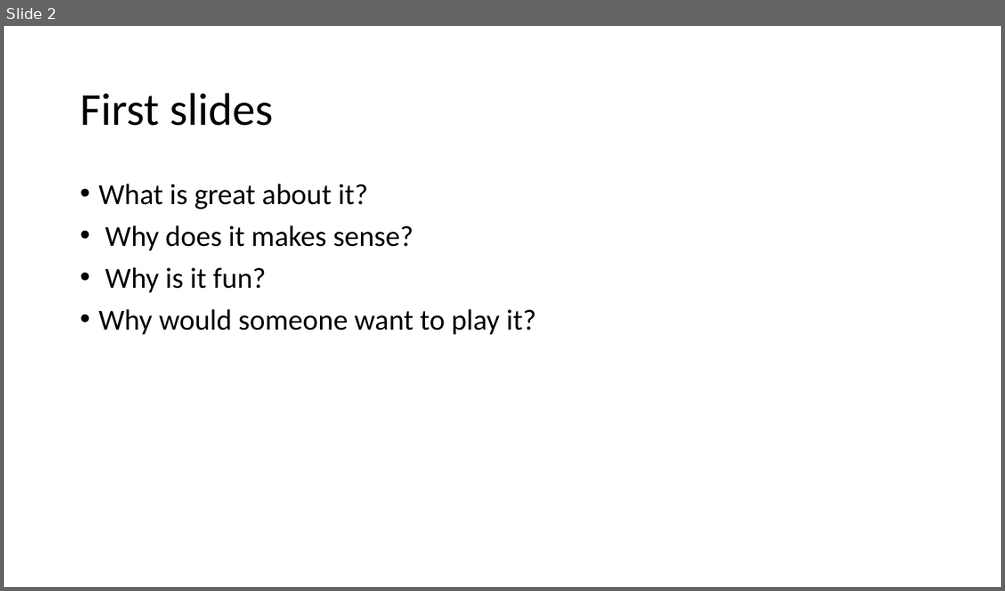
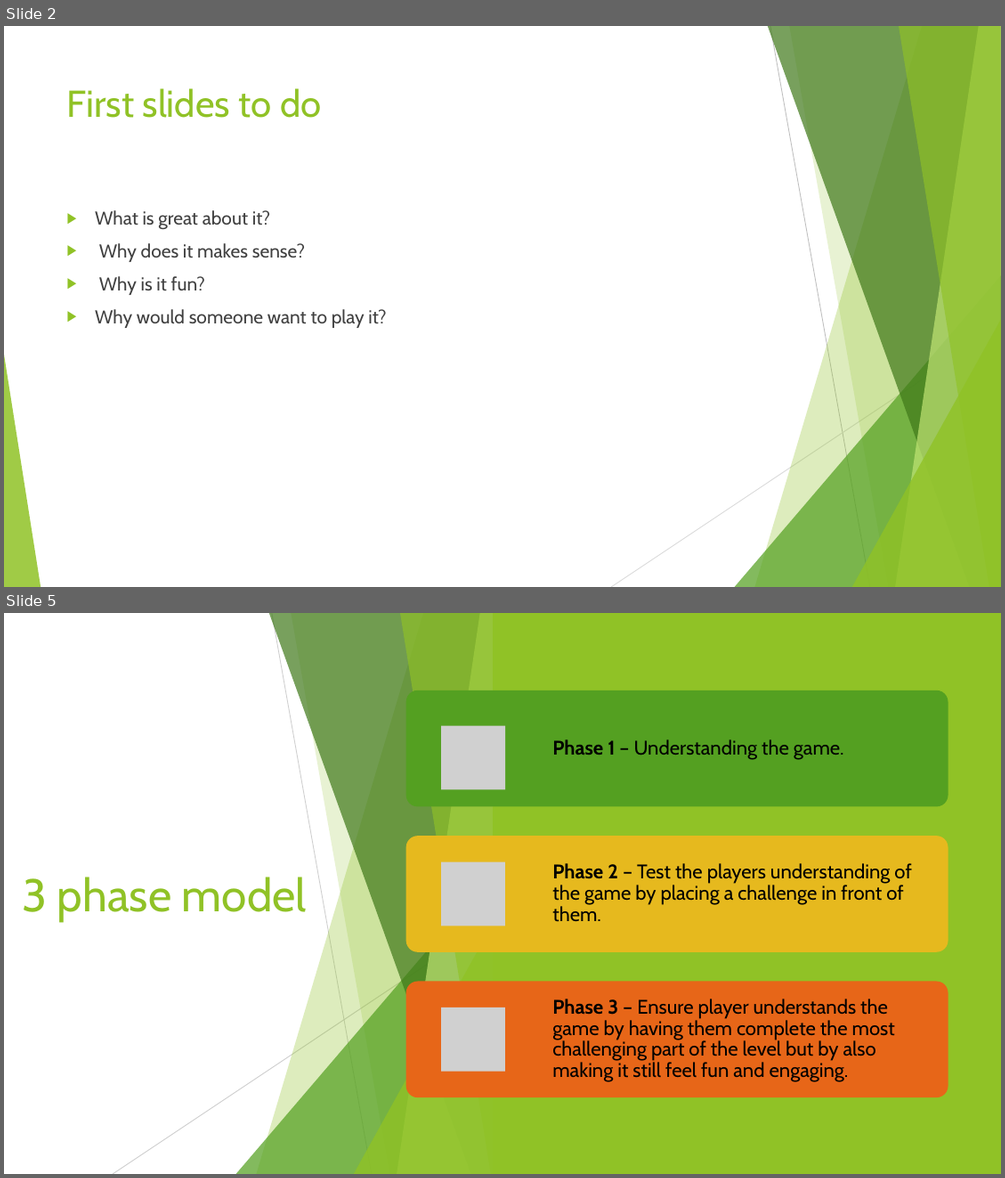
Before and after one commit to Pilokio/Tranzfuser, a slide deck: Virtual Pitch Presentation/Pitch.pptx. Shown one above the other, each under a label of ours: slide 2 before the commit, slides 2 and 5 after it; the slides between them are not shown. The pictures are 1005x591 and 1005x1178 pixels, drawn with LibreOffice and Linux fonts; fonts in the diff are those of the drawing; grey boxes stand for pictures. Boxes give left, top, right and bottom in pixels: in the first picture for what was removed or moved away, otherwise in the second. Text is boxed around its words. In the diff, an @@ line names an element or a change of style, - is before the commit and + after.

```diff
--- a/Virtual Pitch Presentation/Pitch.pptx
+++ b/Virtual Pitch Presentation/Pitch.pptx
@@ slide 5 added at <box>4,613,1001,1174</box>, background #FFFFFF; not listed: 10 template elements that a slide beside it also shows @@
@@ rectangle added at <box>4,613,1001,1174</box>, fill #FFFFFF @@
@@ rectangle added at <box>493,613,1001,1174</box>, fill #90C226 @@
@@ title added at <box>22,876,307,921</box>, 44 pt, text #90C226 @@
+3 phase model
@@ group added at <box>113,613,502,1174</box>: 5 freeform shapes, 2 lines, 2 triangles @@
@@ group added at <box>406,690,948,1097</box>: 3 rounded rectangles, 3 pictures, 3 texts @@
+Phase 1 – Understanding the game.
+Phase 2 – Test the players understanding of the game by placing a challenge in front of them.
+Phase 3 – Ensure player understands the game by having them complete the most challenging part of the level but by also making it still feel fun and engaging.
@@ slide 2 changed as well @@
@@ title "First slides to do" at <box>67,88,321,118</box>: vertical alignment middle to top @@
@@ title at <box>67,88,321,118</box>: text changed; size 44 to 36 pt; font Calibri to Cabin; text colour #000000 to #90C226 @@
-First slides
+First slides to do
@@ text "What is great about it?": place and size @@
-text "What is great about it?" at <box>98,184,536,335</box>
+text "What is great about it?" at <box>95,210,386,328</box>
@@ text "What is great about it?" at <box>95,210,386,328</box>: size 28 to 18 pt, font Calibri to Cabin, text colour #000000 to #404040; bullet • to ▶; line spacing 0.9 to 1 @@
@@ group added at <box>4,26,1001,587</box>: 5 freeform shapes, 3 triangles, 2 lines @@
```
Also in this commit, not shown: 3 other slides changed, 1 slide removed.
